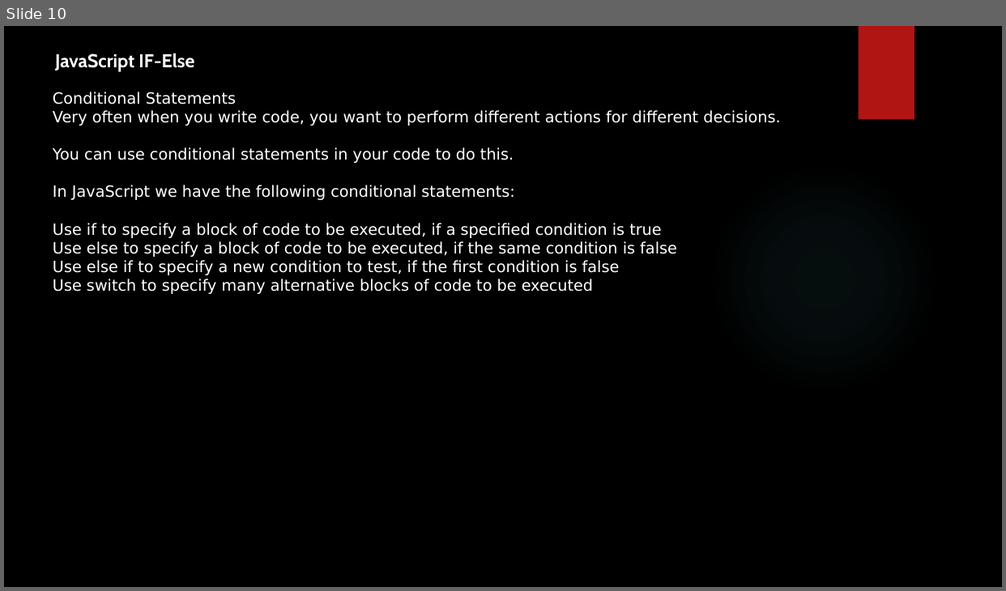
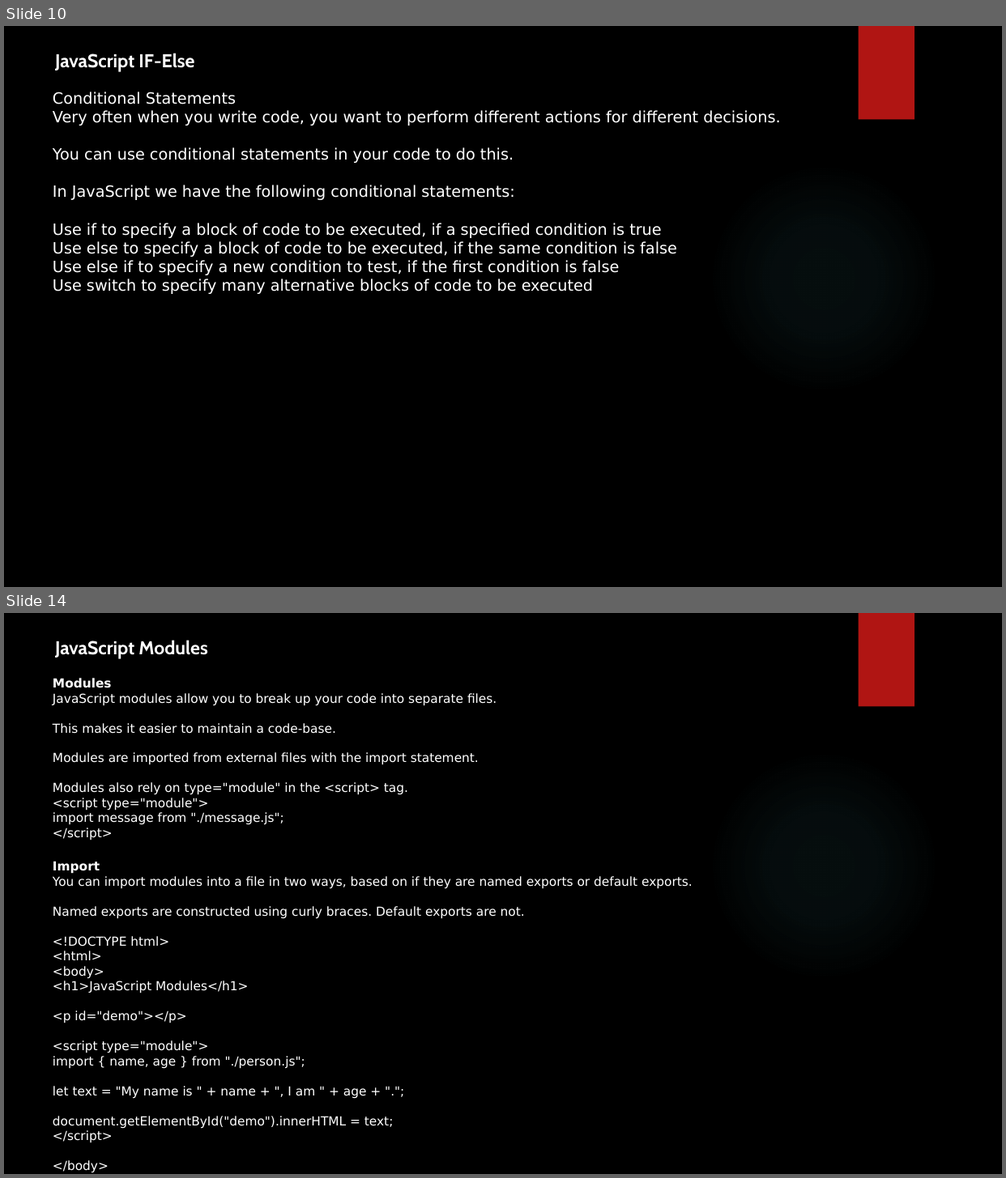
Before and after one commit to kaumarjya/React-Training, a slide deck: Javascript.pptx. Shown one above the other, each under a label of ours: slide 10 before the commit, slides 10 and 14 after it; the slides between them are not shown. The pictures are 1006x591 and 1006x1178 pixels, drawn with LibreOffice and Linux fonts; fonts in the diff are those of the drawing; background and template pictures are left out. Boxes give left, top, right and bottom in pixels: in the first picture for what was removed or moved away, otherwise in the second. Text is boxed around its words. In the diff, an @@ line names an element or a change of style, - is before the commit and + after.

```diff
--- a/Javascript.pptx
+++ b/Javascript.pptx
@@ slide 14 added at (x1=4, y1=613, x2=1002, y2=1174), background picture (left out); not listed: 2 template elements that a slide beside it also shows @@
@@ text added at (x1=55, y1=640, x2=207, y2=659), 18 pt, text #FFFFFF, bold @@
+JavaScript Modules
@@ text added at (x1=53, y1=678, x2=692, y2=1174), 12 pt, text #FFFFFF @@
+Modules
+JavaScript modules allow you to break up your code into separate files.
+This makes it easier to maintain a code-base.
+Modules are imported from external files with the import statement.
+Modules also rely on type="module" in the <script> tag.
+<script type="module">
+import message from "./message.js";
+</script>
+Import
+You can import modules into a file in two ways, based on if they are named exports or default exports.
+Named exports are constructed using curly braces. Default exports are not.
+<!DOCTYPE html>
+<html>
+<body>
+<h1>JavaScript Modules</h1>
+<p id="demo"></p>
+<script type="module">
+import { name, age } from "./person.js";
+let text = "My name is " + name + ", I am " + age + ".";
+document.getElementById("demo").innerHTML = text;
+</script>
+</body>
+</html>
```
Also in this commit, not shown: 8 other slides added, 9 other files.
